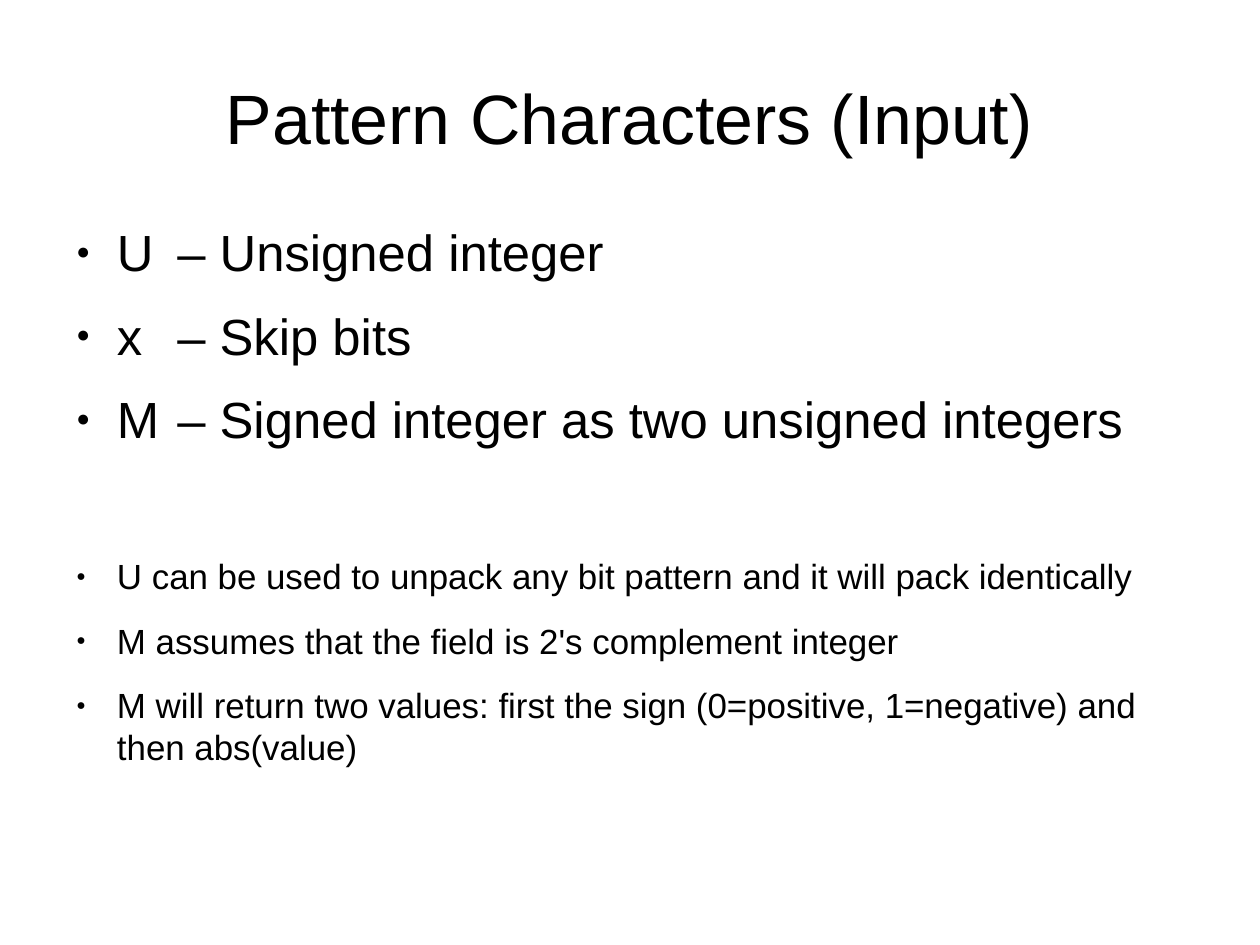
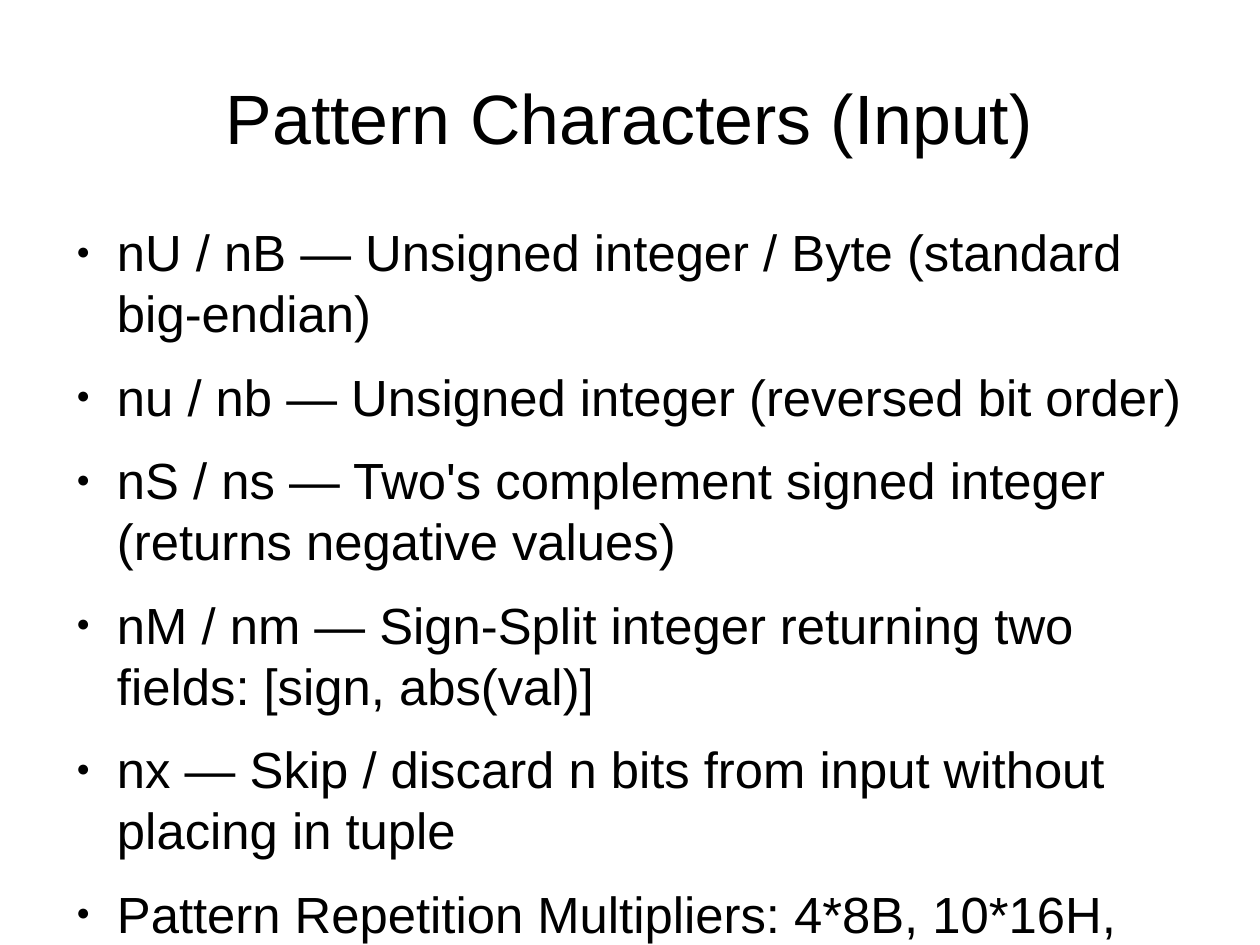
Before and after one commit to e-t-u/bdd, a slide deck: slide 10 of docs/Presentation.odp. Drawn at 1260x945 pixels with LibreOffice and Linux fonts; fonts in the diff are those of the drawing. Boxes give left, top, right and bottom in pixels: in the first picture for what was removed or moved away, otherwise in the second. Text is boxed around its words. In the diff, an @@ line names an element or a change of style, - is before the commit and + after.

```diff
--- a/docs/Presentation.odp
+++ b/docs/Presentation.odp
@@ text at (117,234,1180,943): text changed; size 22 to 32 pt @@
-● U – Unsigned integer
-● x – Skip bits
-● M – Signed integer as two unsigned integers
-● U can be used to unpack any bit pattern and it will pack identically
-● M assumes that the field is 2's complement integer
-● M will return two values: first the sign (0=positive, 1=negative) and then abs(value)
+● nU / nB — Unsigned integer / Byte (standard big-endian)
+● nu / nb — Unsigned integer (reversed bit order)
+● nS / ns — Two's complement signed integer (returns negative values)
+● nM / nm — Sign-Split integer returning two fields: [sign, abs(val)]
+● nx — Skip / discard n bits from input without placing in tuple
+● Pattern Repetition Multipliers: 4*8B, 10*16H, 2*(4U4u)
+● Byte-Level String Integrity: nC / nc preserves raw bytes without UTF-8 corruption
```
Also in this commit, not shown: 8 other slides changed, 5 slides added, 2 slides removed, 2 other files.
